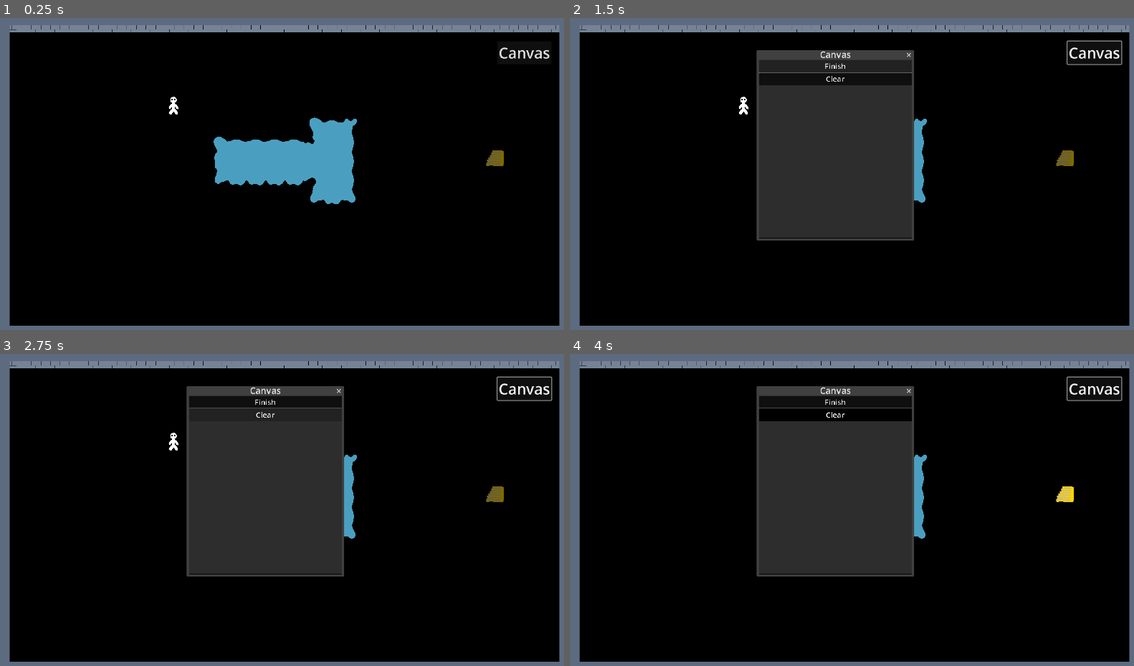
Above: before the commit, frames 1-4 (two rows, left to right).
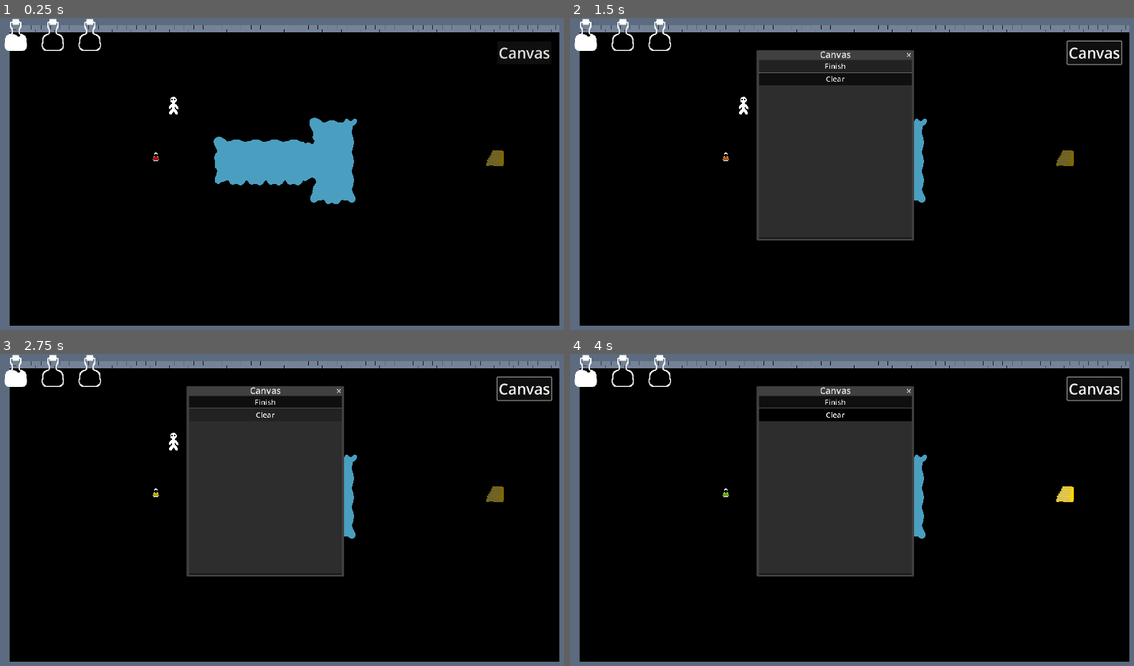
Above: after the commit, the same moments.

Repository: Lord-Dargon/Inkarnation
Game: Godot game, scene res://Scenes/level_1.tscn
Same seed, same stepped clock (60 frames per second), same inputs: the game is played once before the commit and once after it.
Inputs (mouse positions are in pixels of both pictures, inside the frame that each line leads up to):
- Up to frame 1 (0.25 s): no input
- Up to frame 2 (1.5 s): click "Canvas" at 0.5 s; click "Finish" at 1.25 s
- Up to frame 3 (2.75 s): click "Clear" at 2 s
- Up to frame 4 (4 s): tap Enter at 2.75 s; move the mouse to (981, 497) at 2.77 s; press the mouse at (981, 497) at 2.78 s; hold D (Right) 2.78-3.53 s; tap Space (Debug) at 3.5 s; move the mouse to (739, 531) at 3.52 s; release the mouse at (739, 531) at 3.53 s; hold S (Down) from 3.53 s (still down); right-click (739, 531) at 3.6 s

The runs differ from the first frame. In frame 1, 0.5% of the frame differs, in the area x 0-29%, y 0-46%; in frame 2, 0.5%; in frame 3, 0.5%; in frame 4, 0.5%.

Commit message:
Ink Added, needs drawing implimentation

Diff:
--- a/Inkarnation/Scenes/level_1.tscn
+++ b/Inkarnation/Scenes/level_1.tscn
@@ -1,15 +1,20 @@
-[gd_scene load_steps=15 format=4 uid="uid://blb0vyqowbkls"]
+[gd_scene load_steps=19 format=4 uid="uid://blb0vyqowbkls"]
 
 [ext_resource type="Script" uid="uid://4ahf28hkgm27" path="res://Scripts/UI.gd" id="1_6444e"]
 [ext_resource type="Script" uid="uid://truuhitd0vtu" path="res://Scripts/player.gd" id="1_xfk5q"]
 [ext_resource type="Texture2D" uid="uid://duy7swxp3kwqc" path="res://Assets/Art/Water_Autotile.png" id="2_6444e"]
 [ext_resource type="TileSet" uid="uid://dtjvn0opdqu0n" path="res://Assets/Tilesets/Wall_Tileset.tres" id="3_6444e"]
+[ext_resource type="Script" uid="uid://1dx4v7n224th" path="res://Scripts/ink.gd" id="3_af3po"]
 [ext_resource type="Texture2D" uid="uid://chmpa06dvru7a" path="res://Assets/Art/Player.png" id="4_7p6j4"]
+[ext_resource type="Texture2D" uid="uid://7nc267nitaii" path="res://Assets/Art/Ink_Liquid.png" id="4_uy8f0"]
+[ext_resource type="Texture2D" uid="uid://b3u381cvp2utm" path="res://Assets/Art/Ink_Bottle.png" id="5_6r07y"]
 [ext_resource type="PackedScene" uid="uid://b6mg25d1ghqnw" path="res://Prefabs/drawing_canvas.tscn" id="5_6444e"]
 [ext_resource type="Script" uid="uid://docg58c6i15i8" path="res://Scripts/stairs.gd" id="7_lsmp6"]
+[ext_resource type="Script" uid="uid://bp5j7sjypj4qi" path="res://Scripts/ink_stock_meter.gd" id="8_uy8f0"]
 [ext_resource type="Texture2D" uid="uid://chry1xek4ocrn" path="res://Assets/Art/Stairs.png" id="8_xrdnt"]
 
 [sub_resource type="RectangleShape2D" id="RectangleShape2D_xrdnt"]
+size = Vector2(16, 16)
 
 [sub_resource type="Theme" id="Theme_7p6j4"]
 default_font_size = 50
@@ -125,6 +130,23 @@
 [node name="CollisionShape2D" type="CollisionShape2D" parent="Stairs"]
 shape = SubResource("RectangleShape2D_xrdnt")
 
+[node name="Ink" type="Area2D" parent="." groups=["Collectable"]]
+position = Vector2(529, 466)
+scale = Vector2(0.5, 0.5)
+collision_layer = 0
+script = ExtResource("3_af3po")
+
+[node name="Liquid" type="Sprite2D" parent="Ink"]
+self_modulate = Color(0.69, 0, 0.0114998, 1)
+texture = ExtResource("4_uy8f0")
+
+[node name="Bottle" type="Sprite2D" parent="Ink"]
+texture = ExtResource("5_6r07y")
+
+[node name="CollisionShape2D" type="CollisionShape2D" parent="Ink"]
+position = Vector2(0, 12)
+shape = SubResource("RectangleShape2D_xrdnt")
+
 [node name="UI" type="CanvasLayer" parent="."]
 script = ExtResource("1_6444e")
 
@@ -172,6 +194,56 @@
 text = "Restart
 "
 
+[node name="Ink_Stock_Meter" type="HBoxContainer" parent="UI"]
+offset_right = 368.0
+offset_bottom = 120.0
+script = ExtResource("8_uy8f0")
+
+[node name="Ink_Ind_1" type="TextureRect" parent="UI/Ink_Stock_Meter"]
+layout_mode = 2
+texture = ExtResource("5_6r07y")
+expand_mode = 3
+stretch_mode = 4
+
+[node name="Fill" type="TextureRect" parent="UI/Ink_Stock_Meter/Ink_Ind_1"]
+visible = false
+layout_mode = 2
+offset_right = 120.0
+offset_bottom = 120.0
+texture = ExtResource("4_uy8f0")
+expand_mode = 3
+stretch_mode = 4
+
+[node name="Ink_Ind_2" type="TextureRect" parent="UI/Ink_Stock_Meter"]
+layout_mode = 2
+texture = ExtResource("5_6r07y")
+expand_mode = 3
+stretch_mode = 4
+
+[node name="Fill2" type="TextureRect" parent="UI/Ink_Stock_Meter/Ink_Ind_2"]
+visible = false
+layout_mode = 2
+offset_right = 120.0
+offset_bottom = 120.0
+texture = ExtResource("4_uy8f0")
+expand_mode = 3
+stretch_mode = 4
+
+[node name="Ink_Ind_3" type="TextureRect" parent="UI/Ink_Stock_Meter"]
+layout_mode = 2
+texture = ExtResource("5_6r07y")
+expand_mode = 3
+stretch_mode = 4
+
+[node name="Fill3" type="TextureRect" parent="UI/Ink_Stock_Meter/Ink_Ind_3"]
+visible = false
+layout_mode = 2
+offset_right = 120.0
+offset_bottom = 120.0
+texture = ExtResource("4_uy8f0")
+expand_mode = 3
+stretch_mode = 4
+
 [node name="TileMapLayer" type="TileMapLayer" parent="."]
 tile_map_data = PackedByteArray("AAD//w8AAAAJAAIAAAD//w4AAAAJAAIAAAD//w0AAAAJAAIAAAD//wwAAAAJAAIAAAD//wsAAAAJAAIAAAD//w …(6080 unchanged characters)…
 tile_set = ExtResource("3_6444e")
@@ -195,5 +267,6 @@
 shape = SubResource("RectangleShape2D_xfk5q")
 
 [connection signal="body_entered" from="Stairs" to="Stairs" method="body_entered"]
+[connection signal="body_entered" from="Ink" to="Ink" method="body_entered"]
 [connection signal="pressed" from="UI/Canvas_Button" to="UI" method="on_canvas_button_pressed"]
 [connection signal="pressed" from="UI/Win_Screen/VBoxContainer/Restart_Button" to="UI" method="restart_button_pressed"]
--- a/Inkarnation/Scripts/UI.gd
+++ b/Inkarnation/Scripts/UI.gd
@@ -2,6 +2,7 @@
 @onready var canvas_button: Button = $Canvas_Button
 @onready var drawing_canvas: Window = $"Drawing Canvas"
 @onready var win_screen: CenterContainer = $Win_Screen
+@onready var ink_stock_meter: HBoxContainer = $Ink_Stock_Meter
 
 
 # Called when the node enters the scene tree for the first time.
--- /dev/null
+++ b/Inkarnation/Scripts/ink.gd
@@ -0,0 +1,15 @@
+extends Area2D
+
+@onready var liquid: Sprite2D = $Liquid
+
+func _process(delta: float) -> void:
+	liquid.self_modulate.h += 0.001
+	if liquid.self_modulate.h >= 1:
+		liquid.self_modulate.h = 0
+
+func body_entered(body: Node2D) -> void:
+	print("Glug Glug Glug")
+
+	body.ink_stocks += 1
+	queue_free()
+	pass # Replace with function body.
--- /dev/null
+++ b/Inkarnation/Scripts/ink_stock_meter.gd
@@ -0,0 +1,20 @@
+extends HBoxContainer
+
+@onready var fill: TextureRect = $Ink_Ind_1/Fill
+@onready var fill_2: TextureRect = $Ink_Ind_2/Fill2
+@onready var fill_3: TextureRect = $Ink_Ind_3/Fill3
+
+
+
+
+var stocks:int = 0
+
+func _process(delta: float) -> void:
+	if stocks > 0:
+		fill.show()
+	if stocks > 1:
+		fill_2.show()
+	if stocks > 2:
+		fill_3.show()
+
+	stocks = Client.player_object.ink_stocks
--- a/Inkarnation/Scripts/player.gd
+++ b/Inkarnation/Scripts/player.gd
@@ -1,11 +1,13 @@
 extends CharacterBody2D
 
+var ink_stocks:int = 1
 
 @export var SPEED = 200.0
 
 @export var tags:Array[String]
 
 func _ready() -> void:
+	Client.player_object = self
 	Update_Tags()
 
 func _physics_process(delta: float) -> void:
--- a/Inkarnation/project.godot
+++ b/Inkarnation/project.godot
@@ -30,6 +30,7 @@
 [global_group]
 
 Goal=""
+Collectable=""
 
 [input]
 
Binary file added: Inkarnation/Assets/Art/Ink_Bottle.png
Not shown, added: Inkarnation/Assets/Art/Ink_Bottle.png.import
Binary file added: Inkarnation/Assets/Art/Ink_Liquid.png
Not shown, added: Inkarnation/Assets/Art/Ink_Liquid.png.import
Not shown, added: Inkarnation/Scripts/ink.gd.uid
Not shown, added: Inkarnation/Scripts/ink_stock_meter.gd.uid
